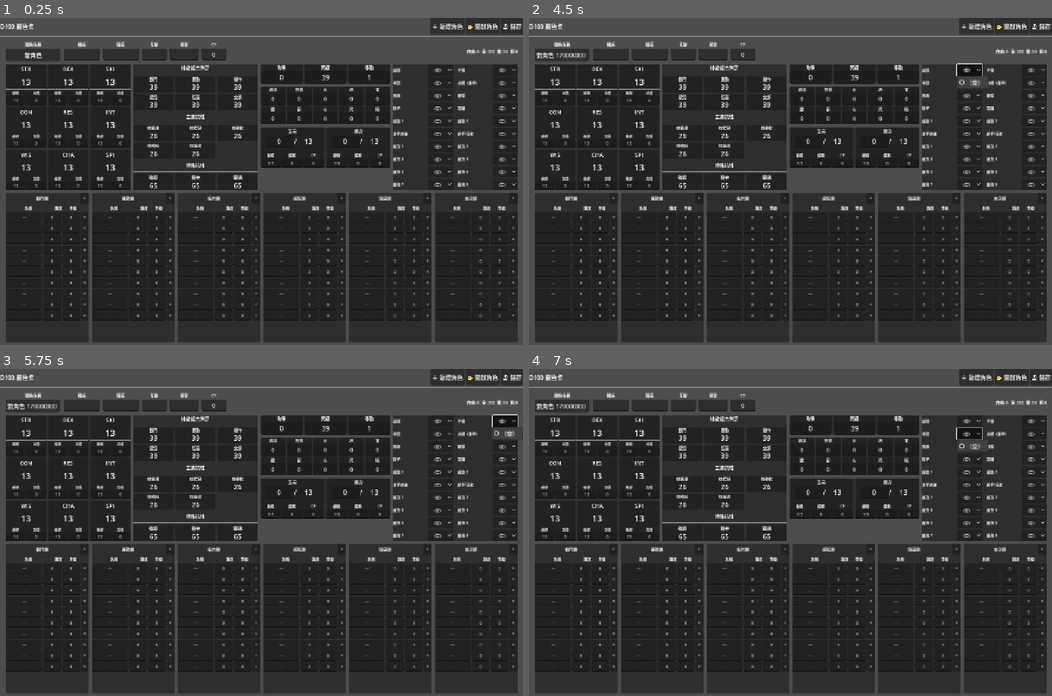
Above: before the commit, frames 1-4 (two rows, left to right).
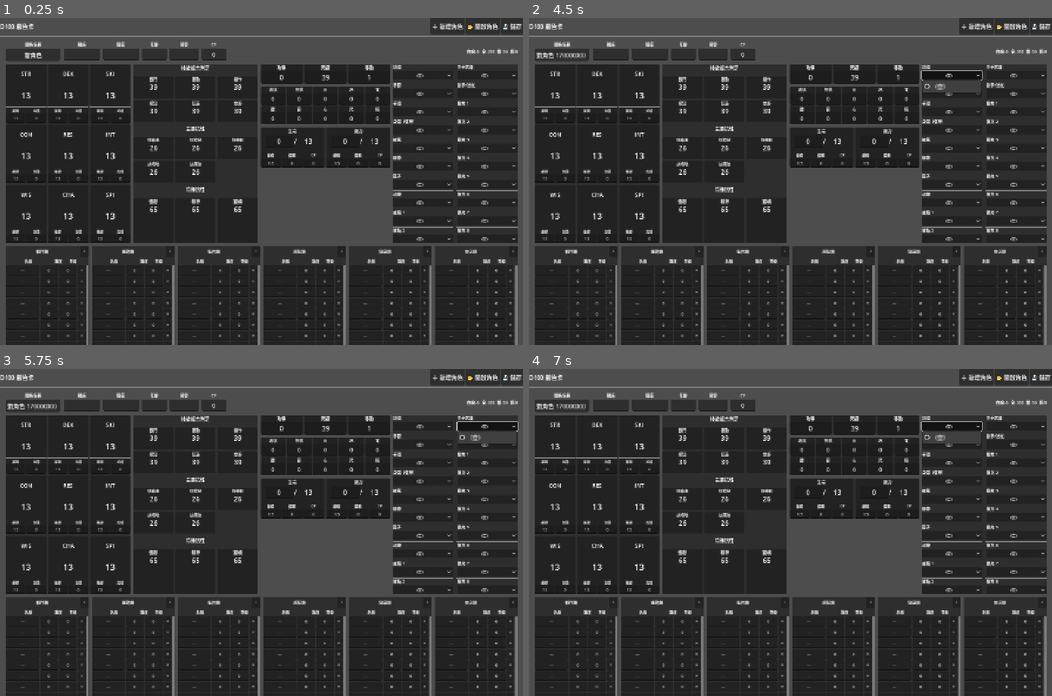
Above: after the commit, the same moments.

Repository: imo-ininder/trpg-sheet
Game: Godot game, scene res://scenes/MainScene.tscn
The game is run twice, just before and just after one commit, with the same random seed, the same clock (stepped at 60 frames per second) and the same inputs.
Inputs (mouse positions are in pixels of both pictures, inside the frame that each line leads up to):
- Up to frame 1 (0.25 s): no input
- Up to frame 2 (4.5 s): click (612, 53) at 0.52 s; type "12" at 0.6 s; click (649, 53) at 0.75 s; type "12" at 0.83 s; click (680, 53) at 0.98 s; type "12" at 1.07 s; click (712, 53) at 1.27 s; type "12" at 1.35 s; click "＋ 新增角色" at 2 s; click "📂 開啟角色" at 2.75 s; click "💾 儲存" at 3.5 s; click "（空）" at 4.25 s
- Up to frame 3 (5.75 s): click "（空）" at 5 s
- Up to frame 4 (7 s): click "（空）" at 5.75 s; click "（空）" at 6.5 s

The runs differ from the first frame. In frame 1, 13% of the frame differs, in the area x 1-99%, y 14-100%; in frame 2, 14%, in the area x 1-99%, y 13-100%; in frame 3, 14%; in frame 4, 14%.

Commit message:
fix skill row and item box

Diff:
--- a/scripts/CharacterSheet.gd
+++ b/scripts/CharacterSheet.gd
@@ -675,44 +675,62 @@
 # ── 裝備欄位（10×2 網格佈局，含 12 個主要 + 8 個擴充槽位）────
 func _build_equip(panel: PanelContainer) -> void:
 	var vb = _panel_vbox(panel, "裝備")
-
-	# GridContainer：2 欄 × 10 行
-	var grid = GridContainer.new()
-	grid.columns = 2
-	grid.add_theme_constant_override("h_separation", 12)
-	grid.add_theme_constant_override("v_separation", 4)
-	grid.size_flags_horizontal = Control.SIZE_EXPAND_FILL
-	grid.size_flags_vertical = Control.SIZE_EXPAND_FILL
-	vb.add_child(grid)
+	vb.add_theme_constant_override("separation", 0)
 
 	# 合併所有槽位（12 個主要 + 8 個擴充）
 	var all_slots = CharacterData.EQUIP_SLOTS + CharacterData.EQUIP_SLOTS_EXPANSION
 
-	for slot in all_slots:
-		var hbox = HBoxContainer.new()
-		hbox.add_theme_constant_override("separation", 6)
-		hbox.size_flags_horizontal = Control.SIZE_EXPAND_FILL
-		hbox.size_flags_vertical = Control.SIZE_EXPAND_FILL
-
-		# 槽位名稱標籤（左側）
-		var lbl = Label.new()
-		lbl.text = slot
-		lbl.vertical_alignment = VERTICAL_ALIGNMENT_CENTER
-		lbl.add_theme_font_size_override("font_size", 10)
-		lbl.custom_minimum_size.x = 90
-		hbox.add_child(lbl)
-
-		# 裝備選擇下拉選單（右側，文字置中）
-		var opt = OptionButton.new()
-		opt.size_flags_horizontal = Control.SIZE_EXPAND_FILL
-		opt.size_flags_vertical = Control.SIZE_EXPAND_FILL
-		opt.add_item("（空）")
-		opt.add_theme_font_size_override("font_size", 10)
-		opt.alignment = HORIZONTAL_ALIGNMENT_CENTER
-		_equip_inputs[slot] = opt
-		hbox.add_child(opt)
-
-		grid.add_child(hbox)
+	# 用 VBoxContainer 包裝兩欄，讓我們可以加分隔線
+	var columns_hb = HBoxContainer.new()
+	columns_hb.add_theme_constant_override("separation", 12)
+	columns_hb.size_flags_horizontal = Control.SIZE_EXPAND_FILL
+	columns_hb.size_flags_vertical = Control.SIZE_EXPAND_FILL
+	vb.add_child(columns_hb)
+
+	# 左右兩欄
+	for col_idx in range(2):
+		var col_vb = VBoxContainer.new()
+		col_vb.add_theme_constant_override("separation", 0)
+		col_vb.size_flags_horizontal = Control.SIZE_EXPAND_FILL
+		col_vb.size_flags_vertical = Control.SIZE_EXPAND_FILL
+		columns_hb.add_child(col_vb)
+
+		# 每欄 10 個槽位
+		for row_idx in range(10):
+			var slot_idx = col_idx * 10 + row_idx
+			if slot_idx >= all_slots.size():
+				break
+
+			var slot = all_slots[slot_idx]
+
+			# 每個裝備項目
+			var item_vb = VBoxContainer.new()
+			item_vb.add_theme_constant_override("separation", 3)
+			item_vb.size_flags_horizontal = Control.SIZE_EXPAND_FILL
+			item_vb.size_flags_vertical = Control.SIZE_EXPAND_FILL
+			col_vb.add_child(item_vb)
+
+			# 槽位名稱（更大）
+			var lbl = Label.new()
+			lbl.text = slot
+			lbl.vertical_alignment = VERTICAL_ALIGNMENT_CENTER
+			lbl.add_theme_font_size_override("font_size", 11)
+			item_vb.add_child(lbl)
+
+			# 裝備選擇下拉選單（縮小高度）
+			var opt = OptionButton.new()
+			opt.size_flags_horizontal = Control.SIZE_EXPAND_FILL
+			opt.add_item("（空）")
+			opt.add_theme_font_size_override("font_size", 10)
+			opt.alignment = HORIZONTAL_ALIGNMENT_CENTER
+			opt.custom_minimum_size.y = 24
+			_equip_inputs[slot] = opt
+			item_vb.add_child(opt)
+
+			# 分隔線（除了最後一個）
+			if row_idx < 9 and slot_idx < all_slots.size() - 1:
+				var sep = HSeparator.new()
+				item_vb.add_child(sep)
 
 # ── 技能（六類各自獨立 panel，並排）────────────────────
 func _build_skill_row(parent: VBoxContainer) -> void:
